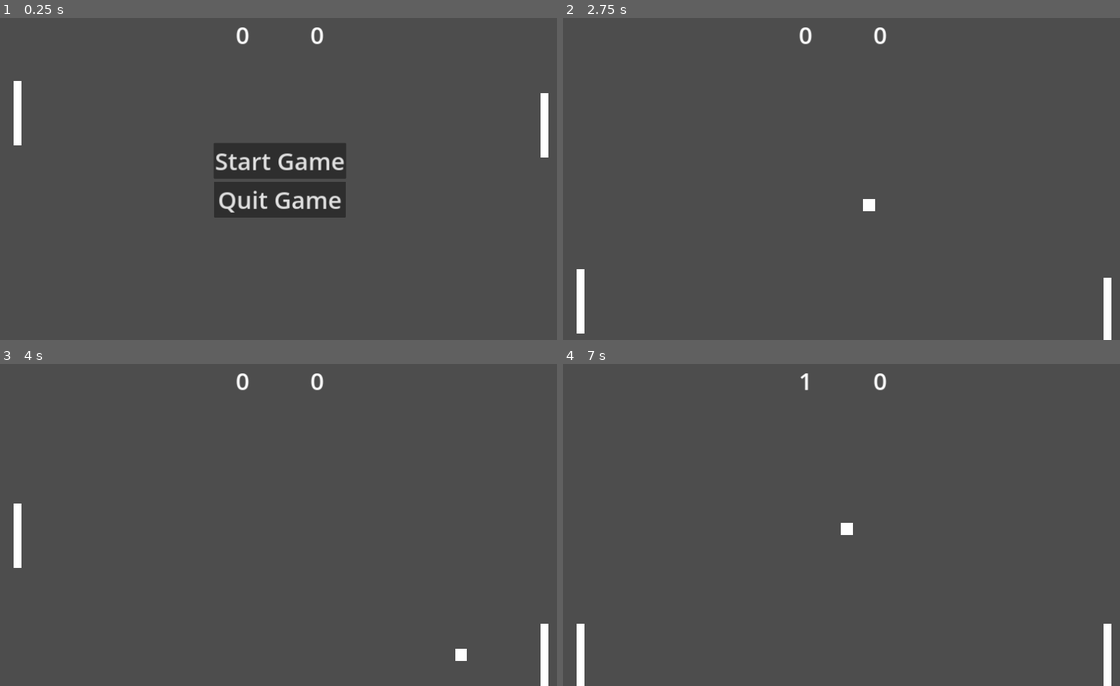
Above: before the commit, frames 1-4 (two rows, left to right).
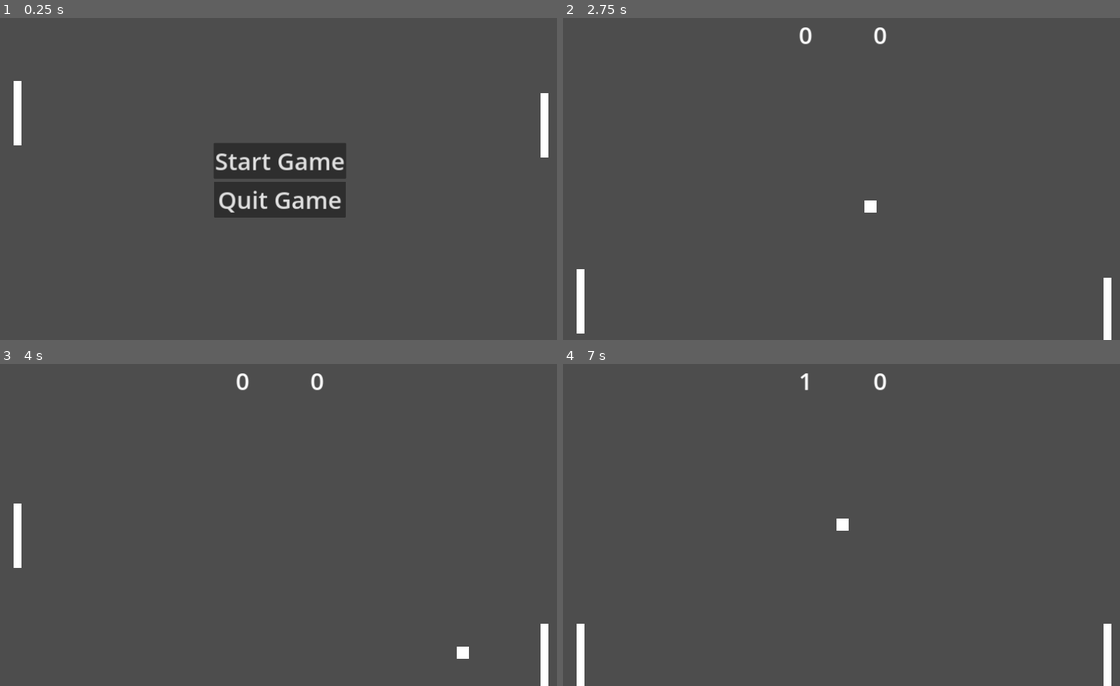
Above: after the commit, the same moments.

Repository: districtjackson/pong
Game: Godot game, scene res://main.tscn
Same seed, same stepped clock (60 frames per second), same inputs: the game is played once before the commit and once after it.
Inputs:
- Up to frame 1 (0.25 s): no input
- Up to frame 2 (2.75 s): click "Start Game" at 0.5 s; tap Enter at 1.25 s; hold Down (right_down) 1.28-2.03 s; hold S (left_down) from 2.03 s (still down)
- Up to frame 3 (4 s): release S (left_down) at 2.78 s; hold Down (right_down) 2.78-3.53 s; hold W (left_up) from 3.53 s (still down)
- Up to frame 4 (7 s): release W (left_up) at 4.28 s; hold S (left_down) 4.28-6.53 s; tap Space at 5.75 s; tap Enter at 6.5 s; hold Down (right_down) from 6.53 s (still down)

The runs differ from the first frame. In frame 1, 0.2% of the frame differs, in the area x 42-59%, y 2-9%; in frame 2, less than 0.1%; in frame 3, less than 0.1%; in frame 4, 0.1%.

Commit message:
Fixed ball clipping and finished menu loop

Diff:
--- a/hud.gd
+++ b/hud.gd
@@ -15,6 +15,10 @@
 func _on_start_button_pressed():
 	$StartButton.hide()
 	$QuitButton.hide()
+
+	$LeftScore.show()
+	$RightScore.show()
+
 	start.emit()
 
 func _on_quit_button_pressed():
@@ -30,5 +34,8 @@
 	$LeftWin.hide()
 	$RightWin.hide()
 
-	# reset scores
-	# bring up buttons
+	$LeftScore.hide()
+	$RightScore.hide()
+
+	$StartButton.show()
+	$QuitButton.show()
--- a/hud.tscn
+++ b/hud.tscn
@@ -51,6 +51,7 @@
 vertical_alignment = 1
 
 [node name="LeftScore" type="Label" parent="."]
+visible = false
 anchors_preset = 5
 anchor_left = 0.5
 anchor_right = 0.5
@@ -64,6 +65,7 @@
 vertical_alignment = 1
 
 [node name="RightScore" type="Label" parent="."]
+visible = false
 anchors_preset = 5
 anchor_left = 0.5
 anchor_right = 0.5
--- a/main.gd
+++ b/main.gd
@@ -11,10 +11,16 @@
 # Called when the node enters the scene tree for the first time.
 func _ready():
 	randomize()
+	Engine.set_physics_ticks_per_second(240)
 
 # Start game connecting function
 func _on_hud_start():
 	serveSide = randi() % 2
+
+	leftScore = 0
+	rightScore = 0
+	$HUD/LeftScore.text = str(leftScore)
+	$HUD/RightScore.text = str(rightScore)
 
 	if(serveSide == 0):
 		serveSide = -1
--- a/main.tscn
+++ b/main.tscn
@@ -14,7 +14,7 @@
 [node name="TopWall" parent="." instance=ExtResource("3_hp631")]
 
 [node name="BottomWall" parent="." instance=ExtResource("3_hp631")]
-position = Vector2(0, 1094)
+position = Vector2(0, 1172)
 
 [node name="RightPaddle" parent="." instance=ExtResource("4_lu4t4")]
 position = Vector2(1847, 361)
--- a/wall.tscn
+++ b/wall.tscn
@@ -5,11 +5,11 @@
 bounce = 1.0
 
 [sub_resource type="RectangleShape2D" id="RectangleShape2D_pj6x7"]
-size = Vector2(1920, 14)
+size = Vector2(1920, 92)
 
 [node name="Wall" type="StaticBody2D"]
 physics_material_override = SubResource("PhysicsMaterial_rifys")
 
 [node name="CollisionShape2D" type="CollisionShape2D" parent="."]
-position = Vector2(960, -7)
+position = Vector2(960, -46)
 shape = SubResource("RectangleShape2D_pj6x7")
